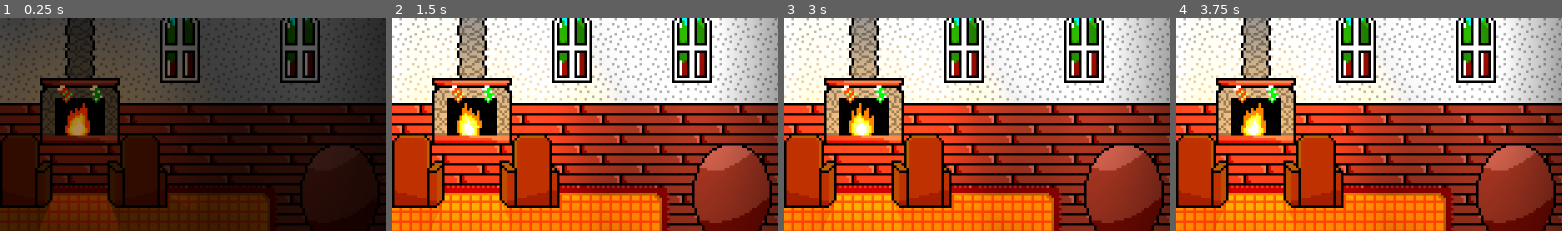
Above: before the commit, frames 1-4 (left to right).
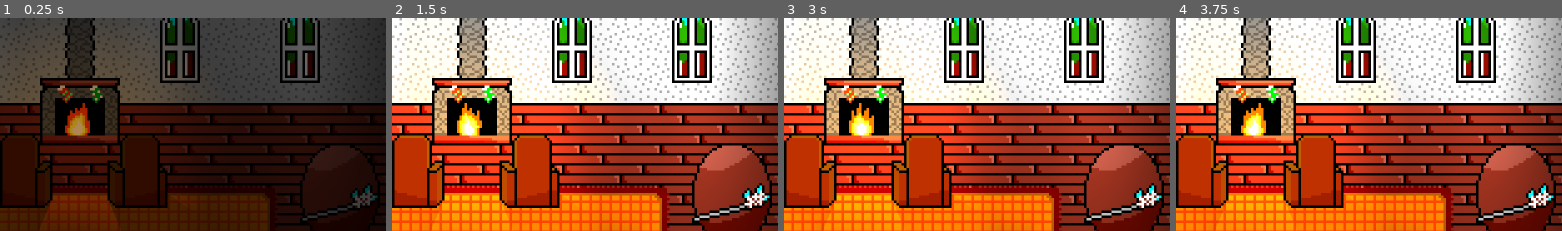
Above: after the commit, the same moments.

Repository: Monwiz/TheChristmasWand
Game: Godot game, scene res://Scenes/home.tscn
Same seed, same stepped clock (60 frames per second), same inputs: the game is played once before the commit and once after it. The engine's default icon, where the game draws it, is replaced by a stand-in: a white triangle on a blue panel in a dark square.
Inputs:
- Up to frame 1 (0.25 s): no input
- Up to frame 2 (1.5 s): hold Right (ui_right) 0.53-1.28 s; hold Down (ui_down) from 1.28 s (still down)
- Up to frame 3 (3 s): release Down (ui_down) at 2.03 s; hold Right (ui_right) 2.03-2.78 s; hold Up (ui_up) from 2.78 s (still down)
- Up to frame 4 (3.75 s): release Up (ui_up) at 3.53 s; hold Left (ui_left) from 3.53 s (still down)
The pictures show only the part of the screen within x 37-87%, y 13-63%; the shares and areas given below are measured in that part.

The runs differ from the first frame. In frame 1, 0.8% of the frame differs, in the area x 77-98%, y 77-97%; in frame 2, 1.1%; in frame 3, 1.1%; in frame 4, 1.1%.

Commit message:
Add Christmas Wand

Diff:
--- a/Scenes/home.tscn
+++ b/Scenes/home.tscn
@@ -71,6 +71,13 @@
 radius = 15.5
 height = 41.0
 
+[sub_resource type="AtlasTexture" id="AtlasTexture_bghoy"]
+atlas = ExtResource("1_gpnea")
+region = Rect2(0, 16, 32, 16)
+
+[sub_resource type="RectangleShape2D" id="RectangleShape2D_1fkv3"]
+size = Vector2(31.75, 11.75)
+
 [sub_resource type="OccluderPolygon2D" id="OccluderPolygon2D_tt284"]
 closed = false
 polygon = PackedVector2Array(-8, 7.5, 7.5, 7.5)
@@ -277,6 +284,18 @@
 position = Vector2(-0.25, 0.75)
 shape = SubResource("CapsuleShape2D_302u3")
 
+[node name="XmasWand" type="Area2D" parent="Layers/Objects/Table"]
+collision_layer = 2
+collision_mask = 2
+
+[node name="Sprite2D" type="Sprite2D" parent="Layers/Objects/Table/XmasWand"]
+texture = SubResource("AtlasTexture_bghoy")
+
+[node name="CollisionShape2D" type="CollisionShape2D" parent="Layers/Objects/Table/XmasWand"]
+position = Vector2(-0.375, 2.125)
+shape = SubResource("RectangleShape2D_1fkv3")
+debug_color = Color(1, 1, 0, 0.419608)
+
 [node name="Camera2D" type="Camera2D" parent="."]
 position = Vector2(168, 82)
 
@@ -300,6 +319,7 @@
 
 [node name="CollisionShape2D" type="CollisionShape2D" parent="Exit"]
 shape = SubResource("RectangleShape2D_xsw0a")
+debug_color = Color(0, 0.054902, 1, 0.419608)
 
 [node name="Fading" type="AnimationPlayer" parent="."]
 libraries = {
--- a/project.godot
+++ b/project.godot
@@ -38,6 +38,11 @@
 "res://Ui/": "green"
 }
 
+[layer_names]
+
+2d_physics/layer_1="Obstacles"
+2d_physics/layer_2="Interactive"
+
 [rendering]
 
 textures/canvas_textures/default_texture_filter=0
Binary file changed: Assets/Textures/Map/home.png
Not shown: 1 places in Scenes/home.tscn that only renumber resources
